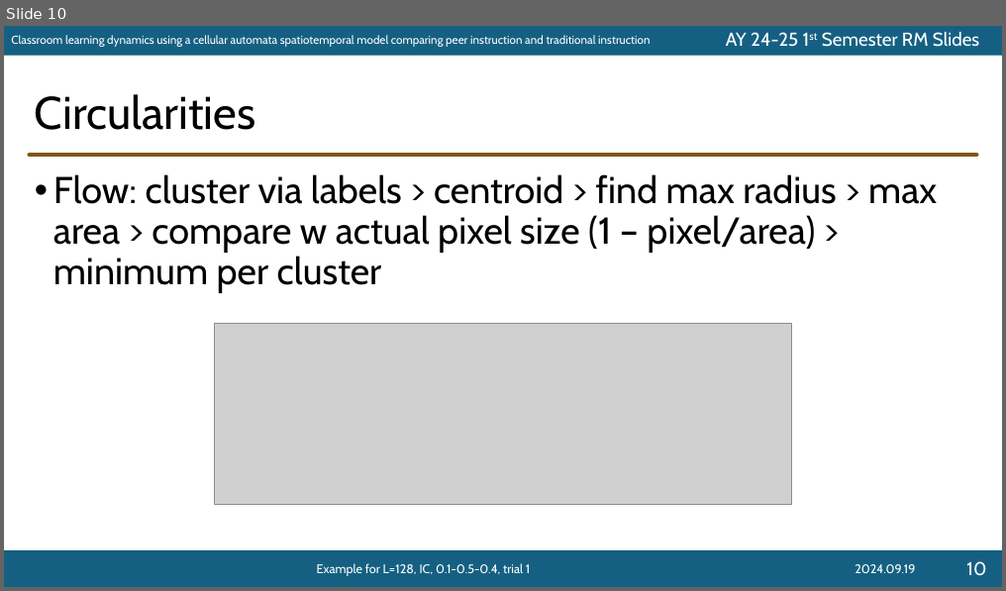
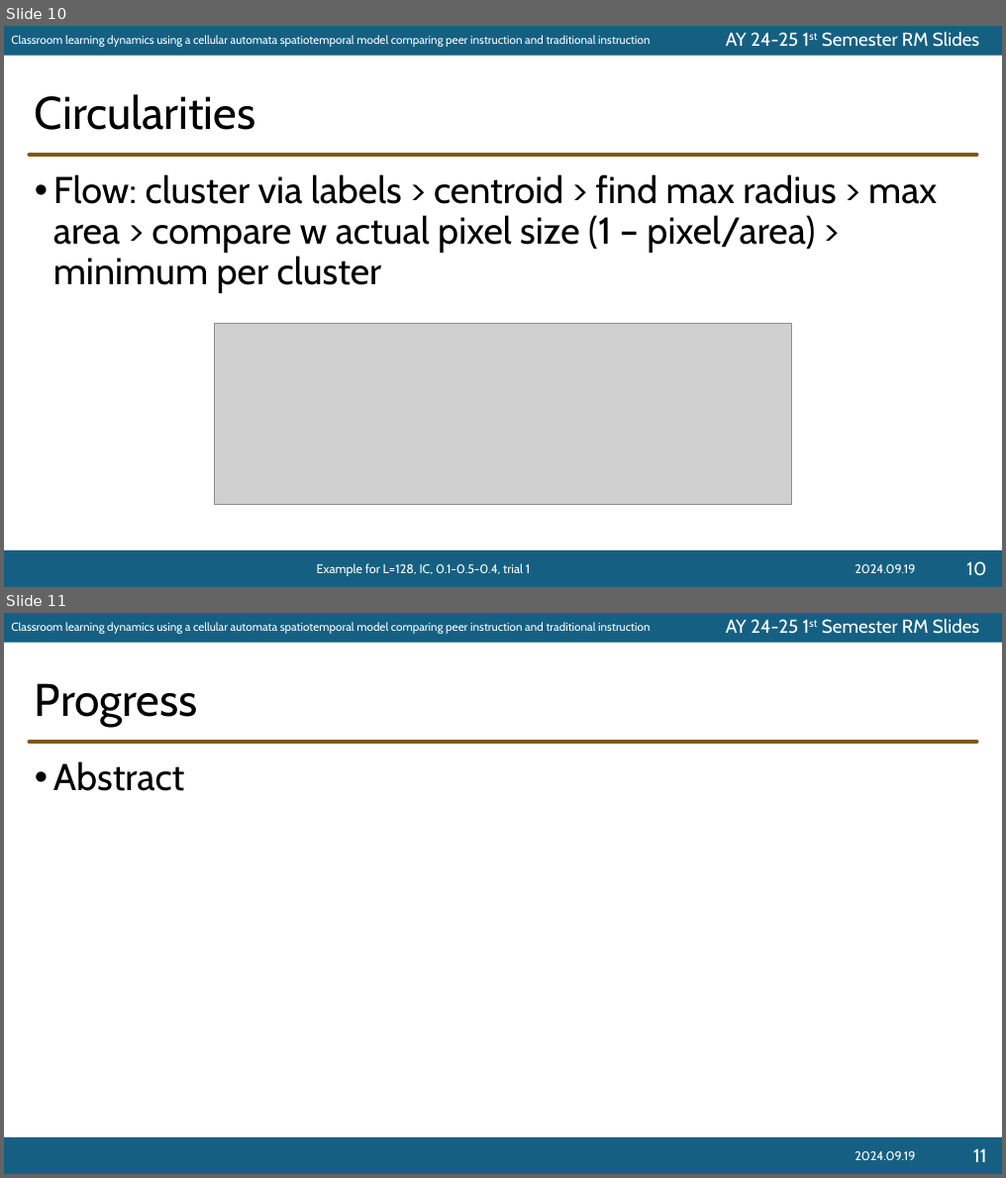
Before and after one commit to ioakimsy/BS-Thesis, a slide deck: documents/202425s1-RM-Slides-Sy.pptx. Shown one above the other, each under a label of ours: slide 10 before the commit, slides 10 and 11 after it. The pictures are 1006x591 and 1006x1178 pixels, drawn with LibreOffice and Linux fonts; fonts in the diff are those of the drawing; grey boxes stand for pictures; background and template pictures are left out. Boxes give left, top, right and bottom in pixels: in the first picture for what was removed or moved away, otherwise in the second. Text is boxed around its words. In the diff, an @@ line names an element or a change of style, - is before the commit and + after.

```diff
--- a/documents/202425s1-RM-Slides-Sy.pptx
+++ b/documents/202425s1-RM-Slides-Sy.pptx
@@ slide 11 added at (4, 613, 1002, 1174), background #FFFFFF; not listed: 5 template elements that a slide beside it also shows @@
@@ title added at (35, 683, 198, 727), 44 pt, text #000000 @@
+Progress
@@ text added at (54, 761, 185, 791), 36 pt, text #000000 @@
+• Abstract
@@ text added at (854, 1152, 915, 1160), 12 pt, text #FFFFFF @@
+2024.09.19
@@ page number added at (973, 1149, 986, 1162), 18 pt, text #FFFFFF @@
+11
```
Also in this commit, not shown: 2 other slides added.
